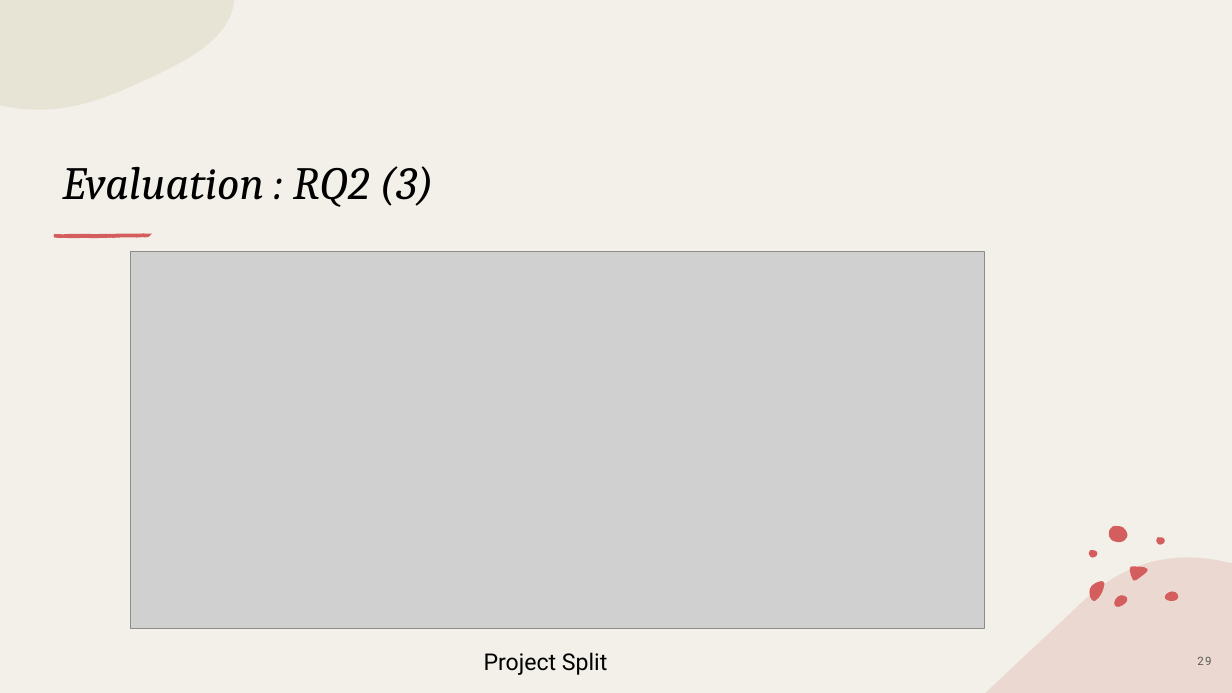
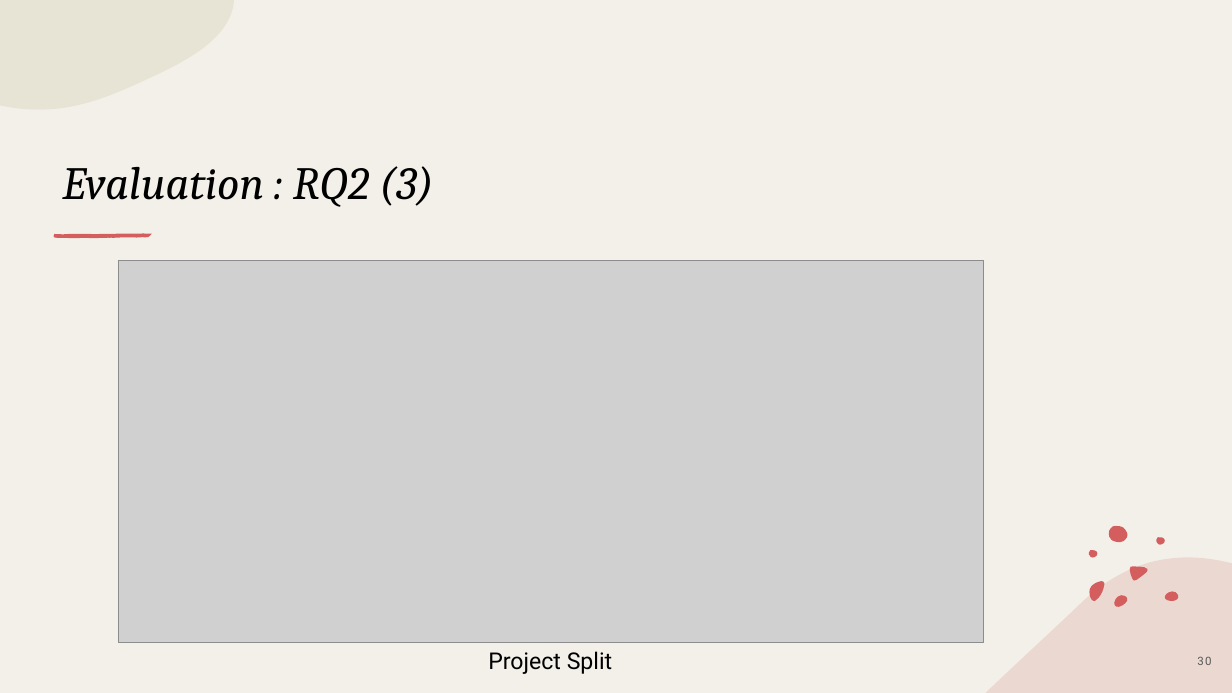
Before and after one commit to piyush-bajaj/DynamicPythonBenchmark, a slide deck: slide 30 of Final Presentation.pptx (slide 29 before the commit). Drawn at 1232x693 pixels with LibreOffice and Linux fonts; fonts in the diff are those of the drawing; grey boxes stand for pictures. Boxes give left, top, right and bottom in pixels: in the first picture for what was removed or moved away, otherwise in the second. Text is boxed around its words. In the diff, an @@ line names an element or a change of style, - is before the commit and + after.

```diff
--- a/Final Presentation.pptx
+++ b/Final Presentation.pptx
@@ picture: place and size @@
-picture at (130, 251, 984, 628)
+picture at (118, 261, 984, 643)
@@ text "Project Split": place and size @@
-text "Project Split" at (484, 652, 607, 675)
+text "Project Split" at (488, 651, 612, 674)
```
Also in this commit, not shown: 10 other slides changed, 2 slides added.
